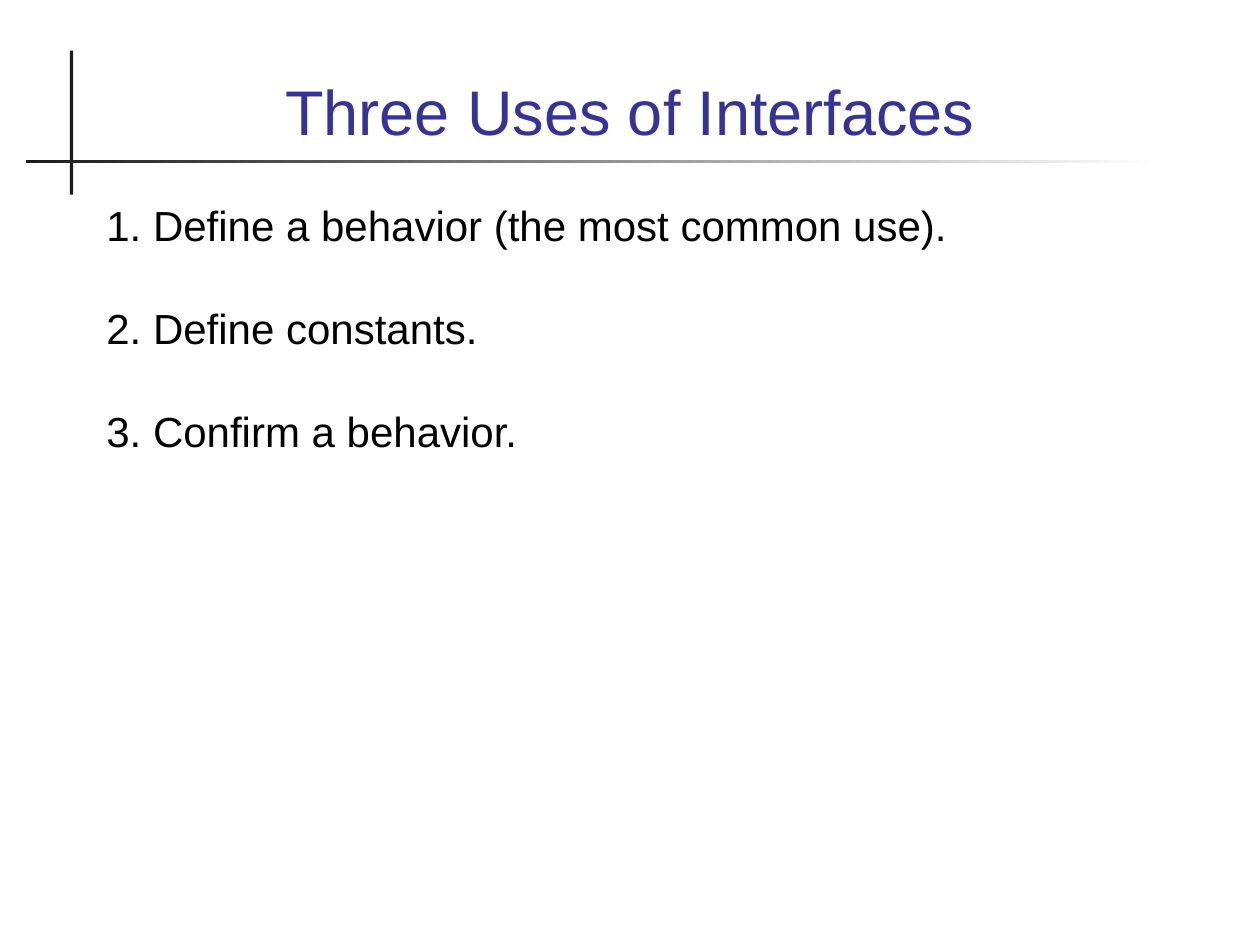
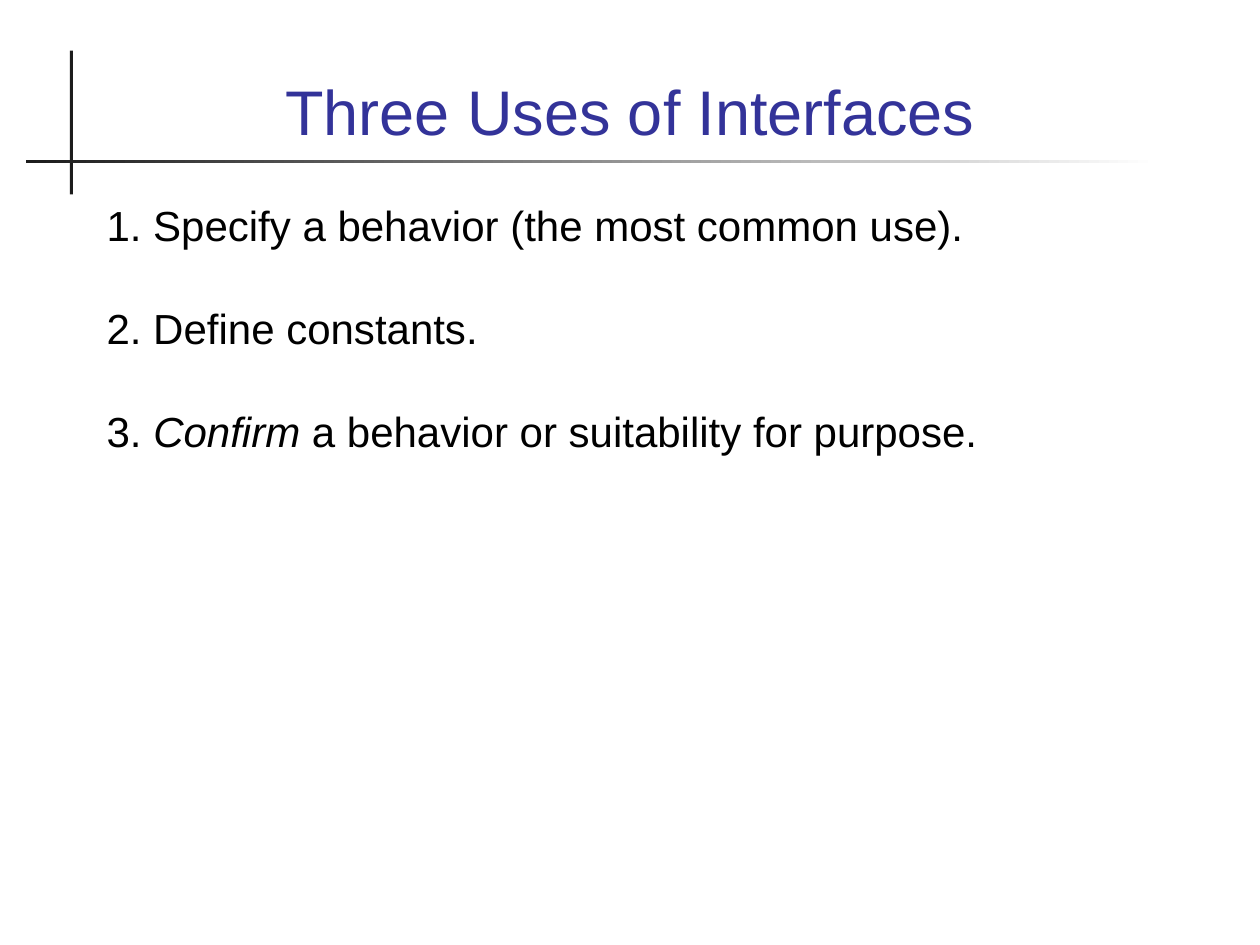
Before and after one commit to skeoop/skeoop.github.io, a slide deck: slide 23 of week2/2-Interfaces.ppt (slide 17 before the commit). Drawn at 1260x945 pixels with LibreOffice and Linux fonts; fonts in the diff are those of the drawing. Boxes give left, top, right and bottom in pixels: in the first picture for what was removed or moved away, otherwise in the second. Text is boxed around its words. In the diff, an @@ line names an element or a change of style, - is before the commit and + after.

Commit message:
update slides on polymorphism and interface

```diff
--- a/week2/2-Interfaces.ppt
+++ b/week2/2-Interfaces.ppt
@@ text at bbox=[107, 210, 963, 249]: text changed @@
-1. Define a behavior (the most common use).
+1. Specify a behavior (the most common use).
@@ text at bbox=[107, 416, 977, 455]: text changed @@
-3. Confirm a behavior.
+3. Confirm a behavior or suitability for purpose.
```
Also in this commit, not shown: 18 other slides changed, 7 slides added, 1 slide removed, 1 other file.
